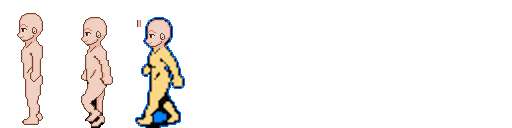
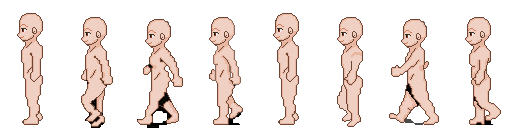
Layered file, before and after one edit (512px x 128px). Changes by layer:
renamed "3 #1" to "3", painted on it over <box>135,17,185,128</box>
moved "4" into group "Side", painted on it over <box>209,13,299,126</box>
renamed "1 #1" to "5", moved it above "6", painted on it over <box>135,13,299,125</box>
moved "6" into group "Side", painted on it over <box>337,17,439,127</box>
moved "7" into group "Side", painted on it over <box>389,17,501,125</box>
added layer "8" in group "Side" over <box>465,17,501,125</box>
